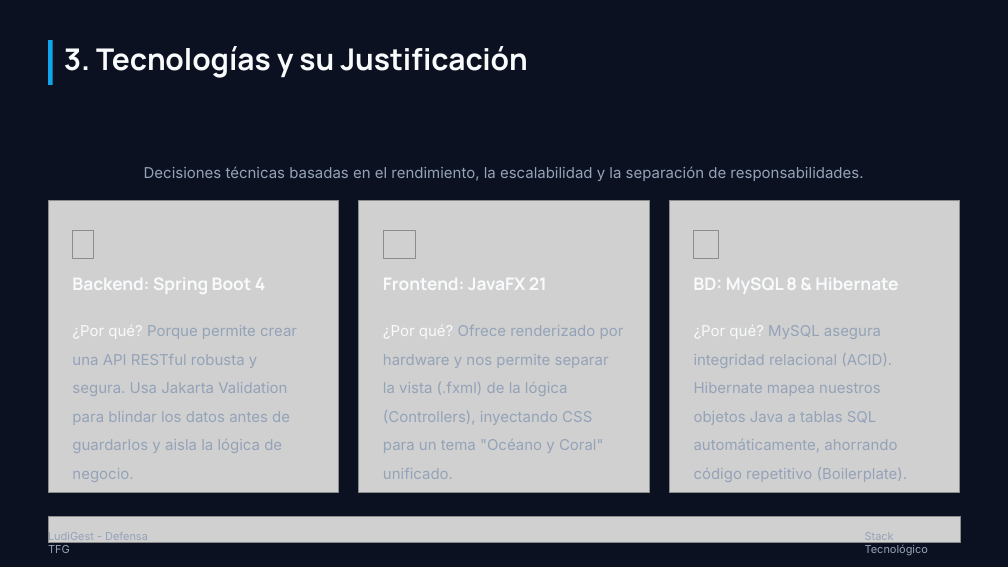
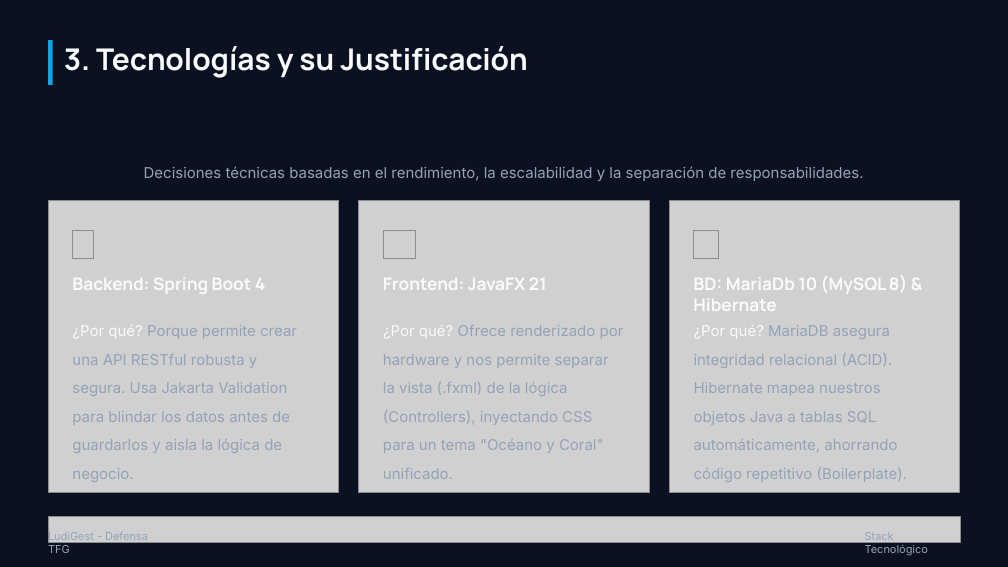
Before and after one commit to sibkoh/Cesur-DAM, a slide deck: slide 3 of Asignaturas 2/Proyecto Intermodular/Presentacion/version Final 3/Muñoz_de_la_Sierra_Alejandro_Proyecto_Intermodular_Presentacion_Final.pptx. Drawn at 1008x567 pixels with LibreOffice and Linux fonts; fonts in the diff are those of the drawing; grey boxes stand for pictures; background and template pictures are left out. Boxes give left, top, right and bottom in pixels: in the first picture for what was removed or moved away, otherwise in the second. Text is boxed around its words. In the diff, an @@ line names an element or a change of style, - is before the commit and + after.

```diff
--- a/Asignaturas 2/Proyecto Intermodular/Presentacion/version Final 3/Muñoz_de_la_Sierra_Alejandro_Proyecto_Intermodular_Presentacion_Final.pptx
+++ b/Asignaturas 2/Proyecto Intermodular/Presentacion/version Final 3/Muñoz_de_la_Sierra_Alejandro_Proyecto_Intermodular_Presentacion_Final.pptx
@@ text at (693, 275, 907, 311): text changed @@
-BD: MySQL 8 & Hibernate
+BD: MariaDb 10 (MySQL 8) & Hibernate
@@ text at (694, 325, 907, 482): text changed @@
-¿Por qué? MySQL asegura integridad relacional (ACID). Hibernate mapea nuestros objetos Java a tablas SQL automáticamente, ahorrando código repetitivo (Boilerplate).
+¿Por qué? MariaDB asegura integridad relacional (ACID). Hibernate mapea nuestros objetos Java a tablas SQL automáticamente, ahorrando código repetitivo (Boilerplate).
```
Also in this commit, not shown: 1 other slide changed, 10 other files.
